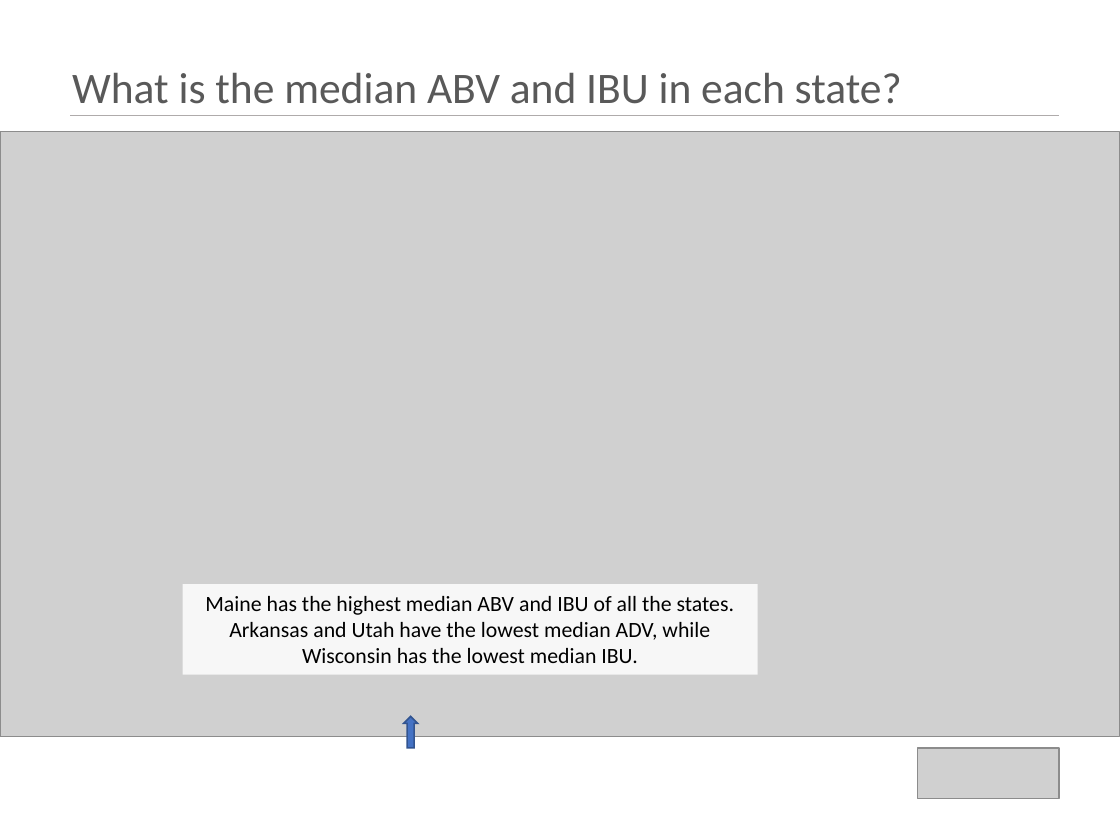
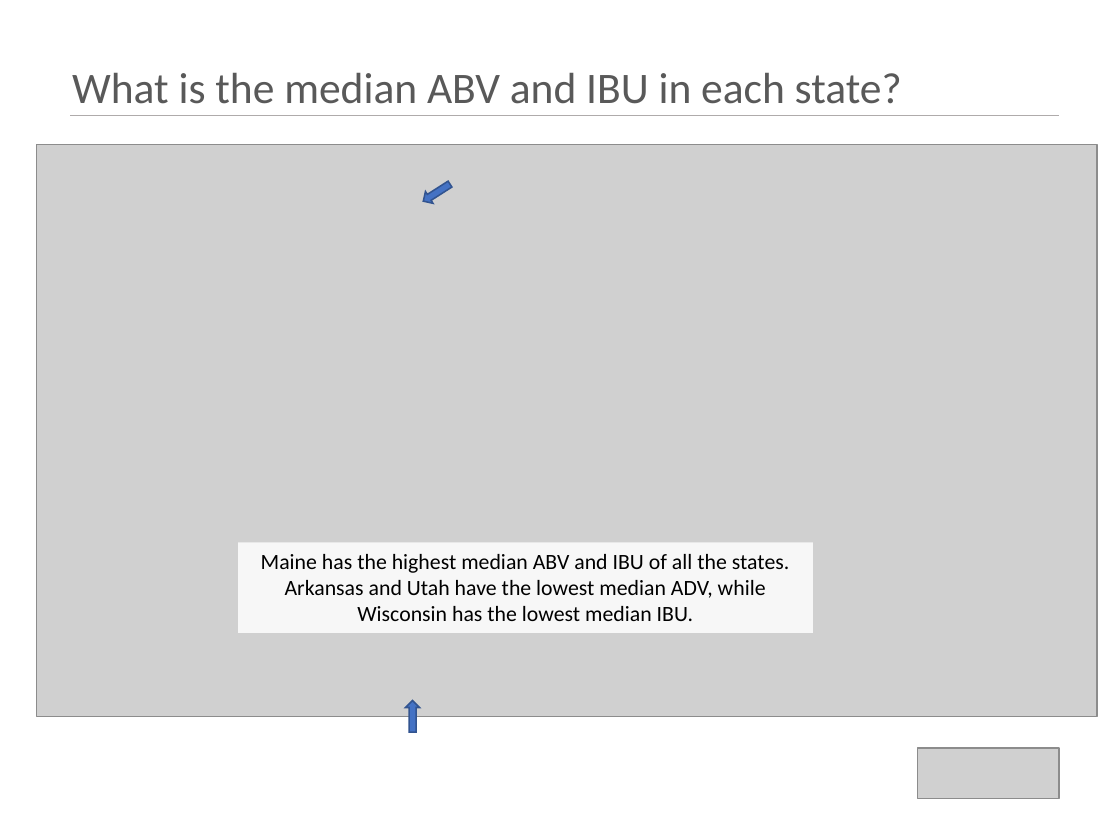
Before and after one commit to kristxh/6306-CaseStudy1-Beer, a slide deck: slide 5 of case_study_1_budweiser.pptx (slide 4 before the commit). Drawn at 1120x840 pixels with LibreOffice and Linux fonts; fonts in the diff are those of the drawing; grey boxes stand for pictures. Boxes give left, top, right and bottom in pixels: in the first picture for what was removed or moved away, otherwise in the second. Text is boxed around its words. In the diff, an @@ line names an element or a change of style, - is before the commit and + after.

```diff
--- a/case_study_1_budweiser.pptx
+++ b/case_study_1_budweiser.pptx
@@ picture: place and size @@
-picture at <box>0,132,1120,737</box>
+picture at <box>37,144,1098,717</box>
@@ down arrow added at <box>420,179,454,207</box>, fill #4472C4, outline #325491 1 pt @@
@@ rectangle "Maine has the highest median ...": place and size @@
-rectangle "Maine has the highest median ..." at <box>183,585,757,675</box>
+rectangle "Maine has the highest median ..." at <box>239,542,813,633</box>
@@ down arrow: place and size @@
-down arrow at <box>403,717,417,748</box>
+down arrow at <box>405,700,419,731</box>
```
Also in this commit, not shown: 9 other slides changed, 1 slide added, 2 other files.
